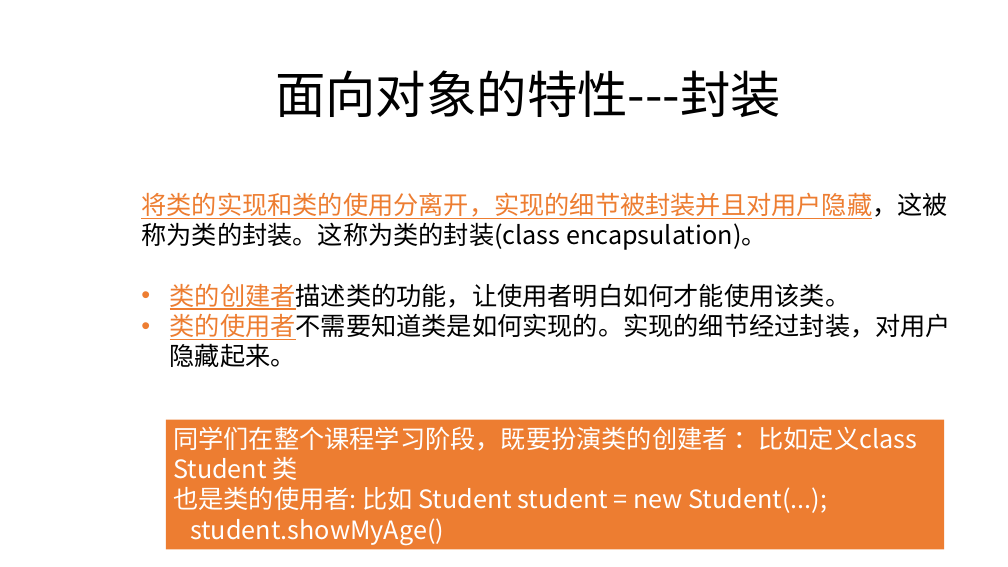
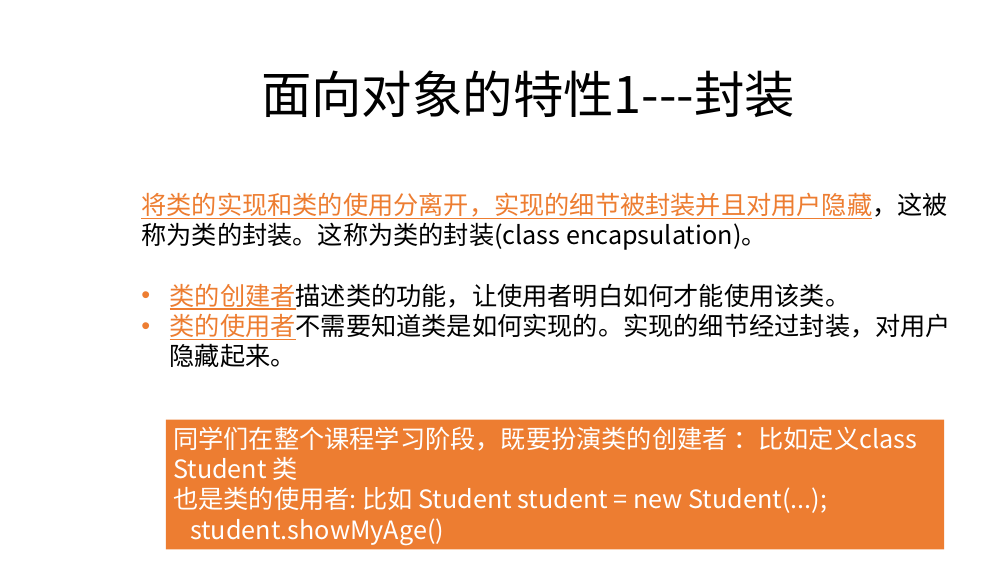
Before and after one commit to zjyesir/hmc_java_1, a slide deck: slide 4 of ppt/10. 对象的思考.pptx. Drawn at 1008x567 pixels with LibreOffice and Linux fonts; fonts in the diff are those of the drawing; background and template pictures are left out. Boxes give left, top, right and bottom in pixels: in the first picture for what was removed or moved away, otherwise in the second. Text is boxed around its words. In the diff, an @@ line names an element or a change of style, - is before the commit and + after.

```diff
--- a/ppt/10. 对象的思考.pptx
+++ b/ppt/10. 对象的思考.pptx
@@ text at <box>261,70,795,117</box>: text changed @@
-面向对象的特性---封装
+面向对象的特性1---封装
```
Also in this commit, not shown: 2 other slides changed, 8 slides added, 22 slides removed, 5 other files.
